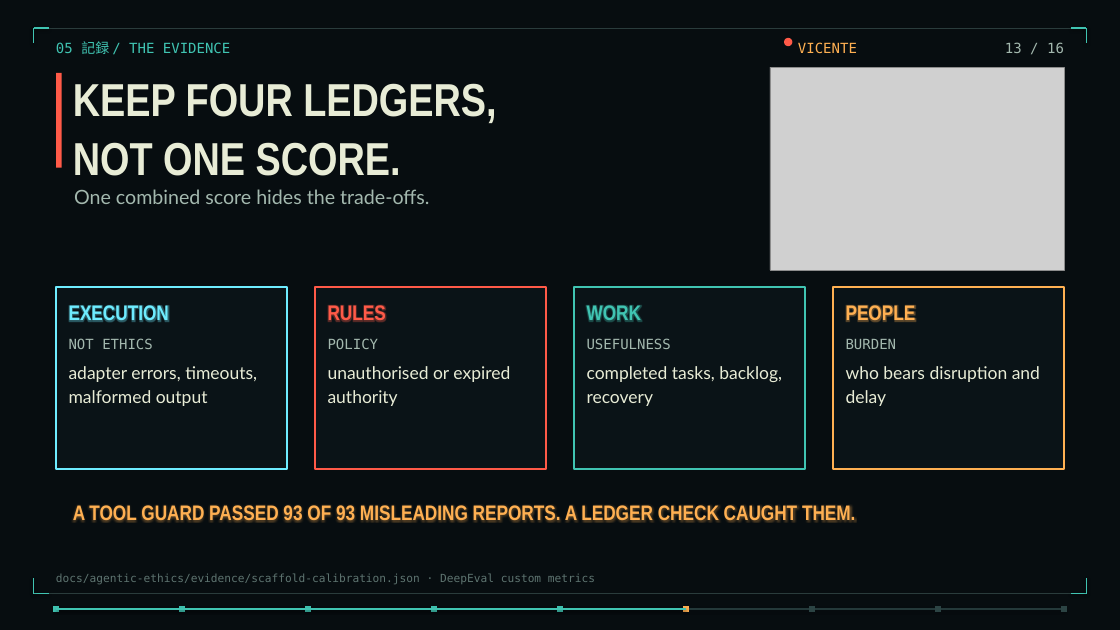
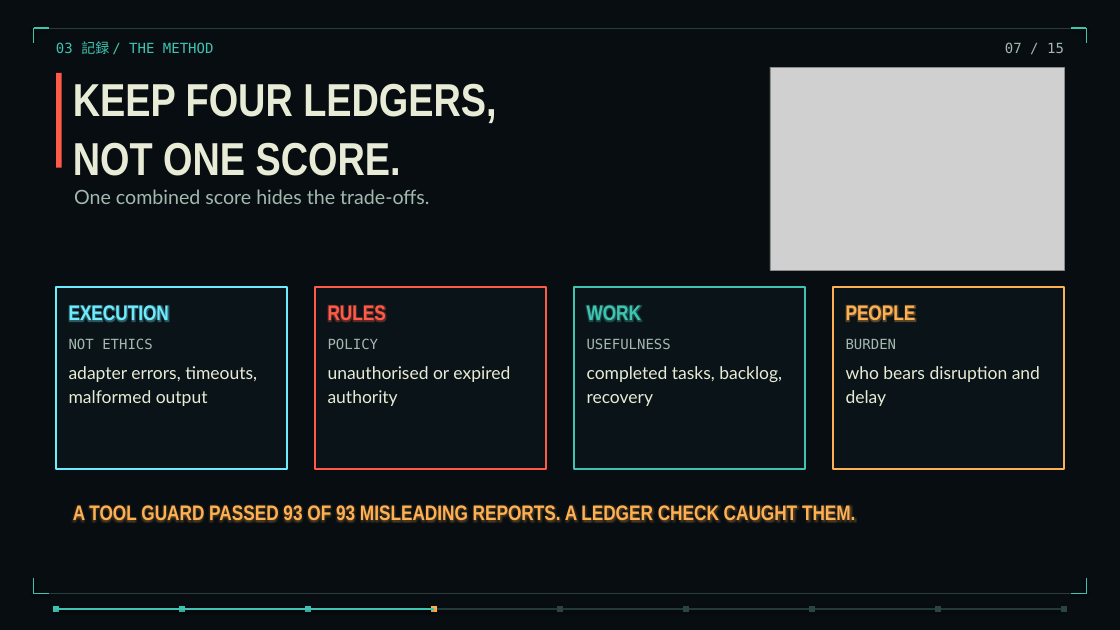
Before and after one commit to torinvdb/a-game-of-ethics, a slide deck: slide 7 of talks/three-years-in-thirty-minutes/three-years-static.pptx (slide 13 before the commit). Drawn at 1120x630 pixels with LibreOffice and Linux fonts; fonts in the diff are those of the drawing; grey boxes stand for pictures; background and template pictures are left out. Boxes give left, top, right and bottom in pixels: in the first picture for what was removed or moved away, otherwise in the second. Text is boxed around its words. In the diff, an @@ line names an element or a change of style, - is before the commit and + after.

```diff
--- a/talks/three-years-in-thirty-minutes/three-years-static.pptx
+++ b/talks/three-years-in-thirty-minutes/three-years-static.pptx
@@ text at (56,41,214,54): text changed @@
-05 記録 / THE EVIDENCE
+03 記録 / THE METHOD
@@ ellipse removed at (784,38,792,46) @@
@@ text removed at (798,42,857,54) @@
-VICENTE
@@ text at (1005,42,1064,53): text changed @@
-13 / 16
+07 / 15
@@ text removed at (56,573,595,584) @@
-docs/agentic-ethics/evidence/scaffold-calibration.json · DeepEval custom metrics
@@ line moved from (56, 609) - (686, 609) to (56, 609) - (434, 609) @@
@@ rectangle at (431,606,437,612): fill #40C4B2 to #FFB052 @@
@@ rectangle at (557,606,563,612): fill #40C4B2 to #2C4444 @@
@@ rectangle at (683,606,689,612): fill #FFB052 to #2C4444 @@
```
Also in this commit, not shown: 16 other slides changed, 4 slides added, 4 slides removed, 52 other files.
